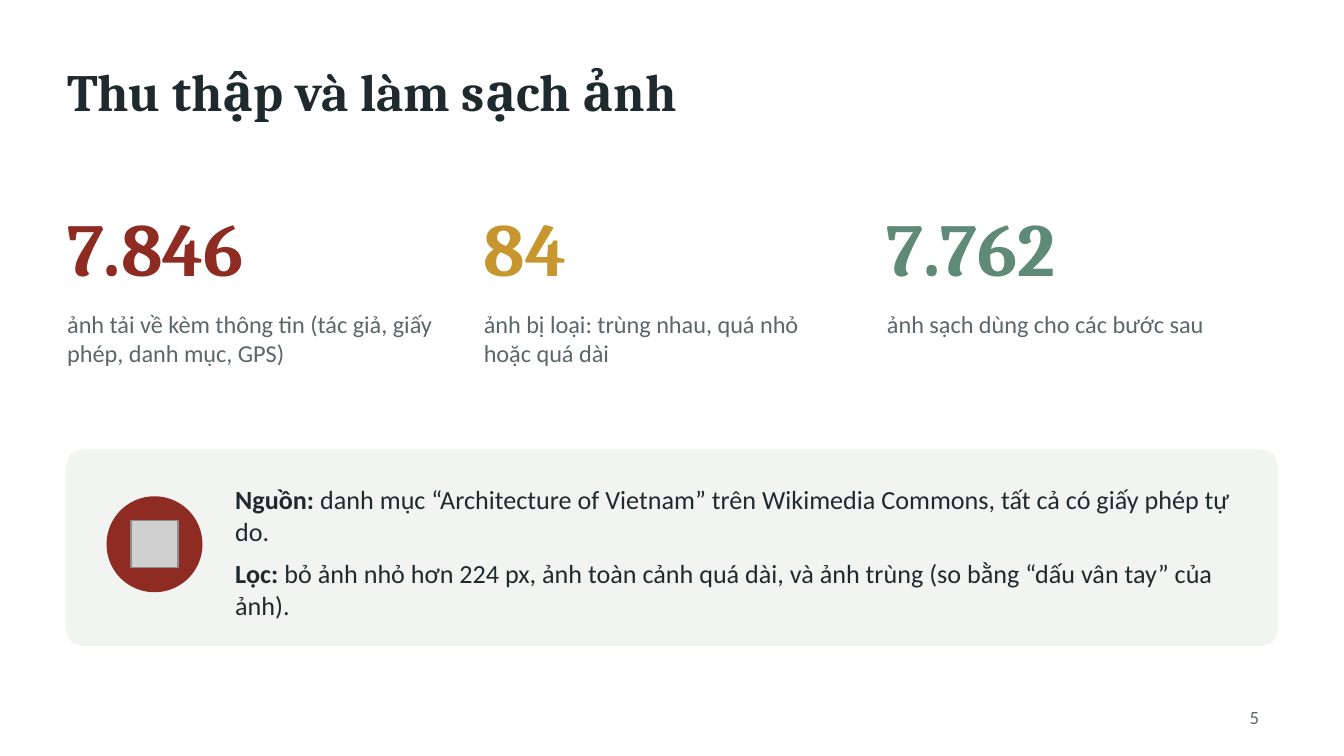
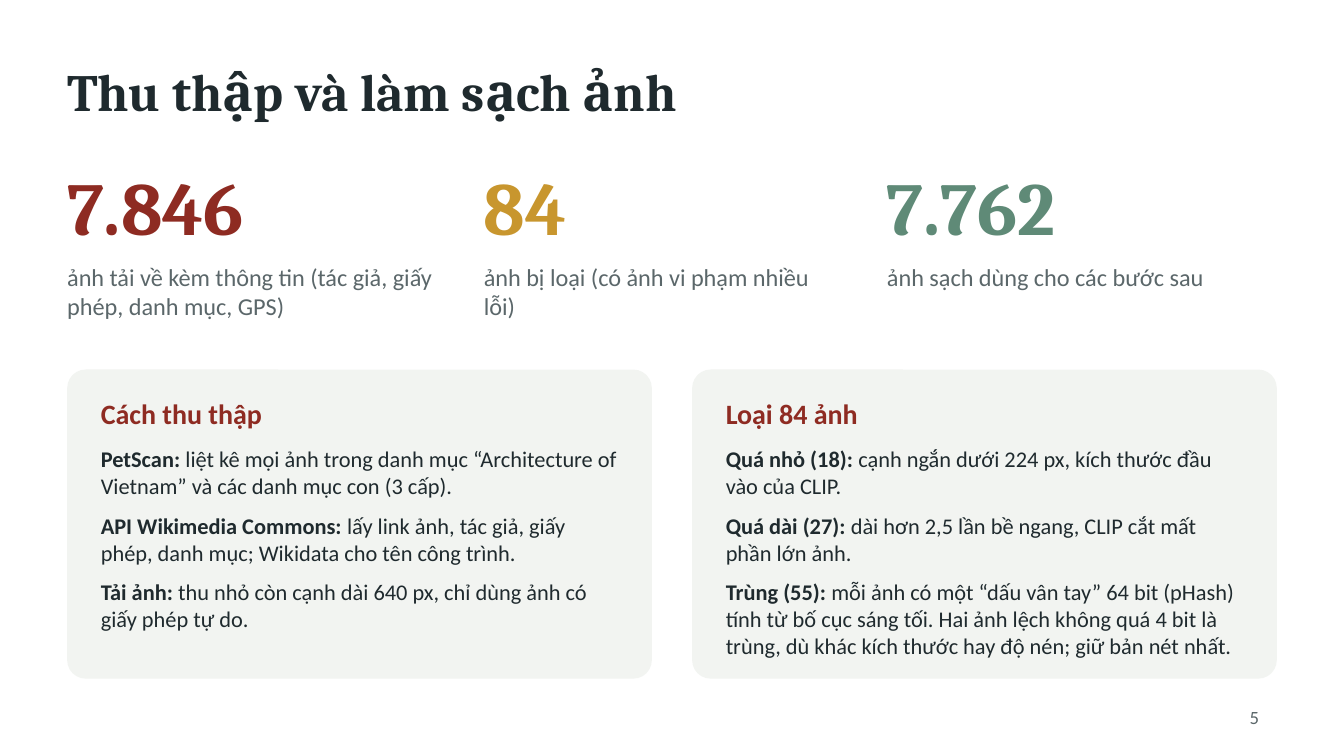
Before and after one commit to DuyLuanVo/KIS-AAI-DM-Master, a slide deck: slide 5 of reports/ThuyetTrinh_KIS_CLIP.pptx. Drawn at 1344x756 pixels with LibreOffice and Linux fonts; fonts in the diff are those of the drawing; grey boxes stand for pictures. Boxes give left, top, right and bottom in pixels: in the first picture for what was removed or moved away, otherwise in the second. Text is boxed around its words. In the diff, an @@ line names an element or a change of style, - is before the commit and + after.

Commit message:
refactor: drop semantic caption branch, search by keyword + CLIP
- Text search now fuses two branches with RRF: BM25 over captions and
  CLIP text->image. Remove the sentence-transformer caption embedder,
  the "caption" vector, mode "semantic" and TEXT_MODEL.
- Existing collections that still hold a "caption" vector keep working.
- Frontend: remove the semantic option and badge, show CLIP score.
- Docs, paper and slides updated to the two-branch design; slides
  reworked (system flow, data cleaning, cross-check, data split).

```diff
--- a/reports/ThuyetTrinh_KIS_CLIP.pptx
+++ b/reports/ThuyetTrinh_KIS_CLIP.pptx
@@ 3 texts: place and size @@
-3 texts at [67, 225, 1056, 277]
+3 texts at [67, 184, 1056, 236]
@@ text "ảnh tải về kèm thông ...": place and size @@
-text "ảnh tải về kèm thông ..." at [67, 315, 432, 366]
+text "ảnh tải về kèm thông ..." at [67, 268, 432, 319]
@@ text at [484, 268, 809, 318]: text changed @@
-ảnh bị loại: trùng nhau, quá nhỏ hoặc quá dài
+ảnh bị loại (có ảnh vi phạm nhiều lỗi)
@@ text "ảnh sạch dùng cho các ...": place and size @@
-text "ảnh sạch dùng cho các ..." at [887, 316, 1204, 337]
+text "ảnh sạch dùng cho các ..." at [887, 269, 1204, 290]
@@ rounded rectangle added at [67, 370, 652, 679], fill #F2F4F1 @@
@@ rounded rectangle added at [692, 370, 1277, 679], fill #F2F4F1 @@
@@ text added at [101, 404, 617, 631], 12 pt, text #1F2A2E @@
+Cách thu thập
+PetScan: liệt kê mọi ảnh trong danh mục “Architecture of Vietnam” và các danh mục con (3 cấp).
+API Wikimedia Commons: lấy link ảnh, tác giả, giấy phép, danh mục; Wikidata cho tên công trình.
+Tải ảnh: thu nhỏ còn cạnh dài 640 px, chỉ dùng ảnh có giấy phép tự do.
@@ text added at [726, 404, 1233, 658], 12 pt, text #1F2A2E @@
+Loại 84 ảnh
+Quá nhỏ (18): cạnh ngắn dưới 224 px, kích thước đầu vào của CLIP.
+Quá dài (27): dài hơn 2,5 lần bề ngang, CLIP cắt mất phần lớn ảnh.
+Trùng (55): mỗi ảnh có một “dấu vân tay” 64 bit (pHash) tính từ bố cục sáng tối. Hai ảnh lệch không quá 4 bit là trùng, dù khác kích thước hay độ nén; giữ bản nét nhất.
@@ rounded rectangle removed at [67, 450, 1277, 645] @@
@@ ellipse removed at [108, 497, 202, 591] @@
@@ text removed at [235, 489, 1229, 619] @@
-Nguồn: danh mục “Architecture of Vietnam” trên Wikimedia Commons, tất cả có giấy phép tự do.
-Lọc: bỏ ảnh nhỏ hơn 224 px, ảnh toàn cảnh quá dài, và ảnh trùng (so bằng “dấu vân tay” của ảnh).
@@ picture removed at [130, 521, 177, 569] @@
```
Also in this commit, not shown: 7 other slides changed, 1 slide added, 2 slides removed, 16 other files.
